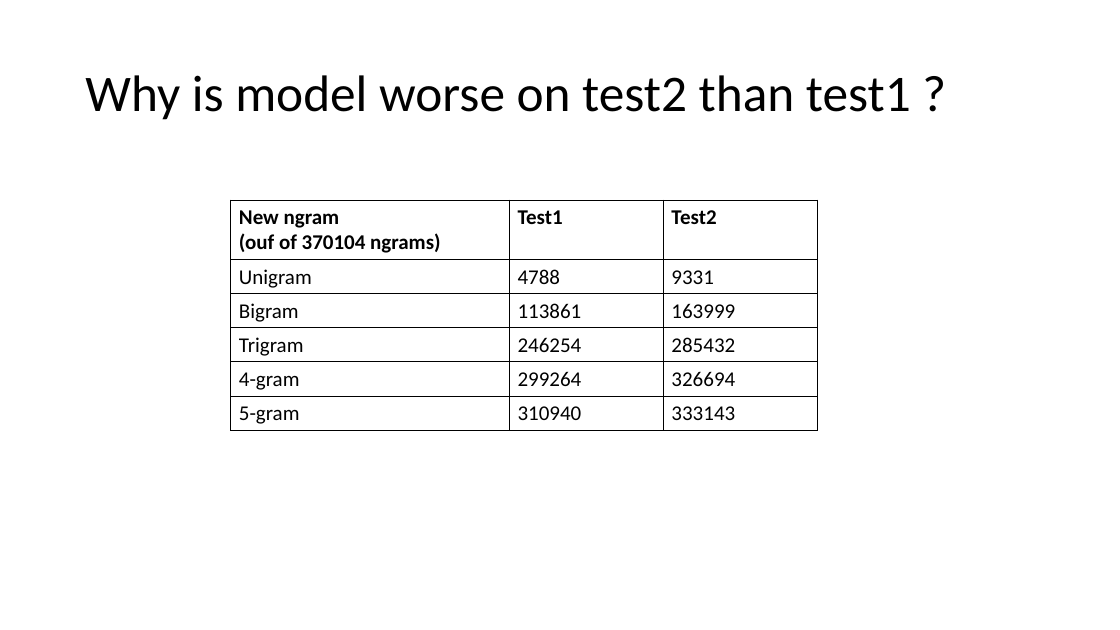
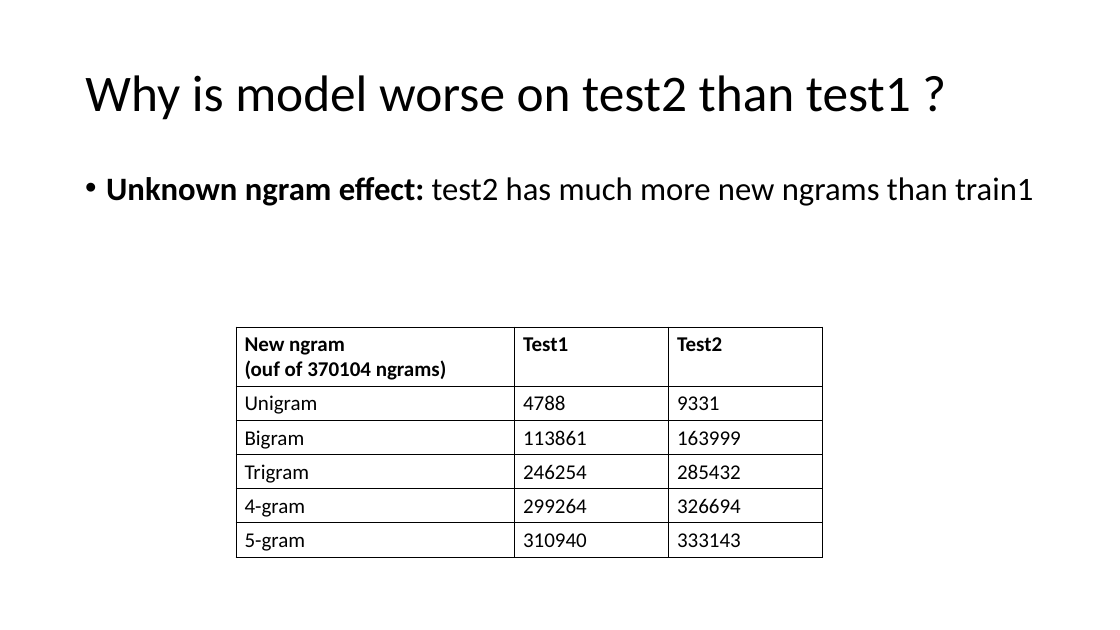
Before and after one commit to khanhnguyendata/ngram, a slide deck: slide 18 of ngram_model_khanh.pptx (slide 19 before the commit). Drawn at 1120x630 pixels with LibreOffice and Linux fonts; fonts in the diff are those of the drawing. Boxes give left, top, right and bottom in pixels: in the first picture for what was removed or moved away, otherwise in the second. Text is boxed around its words. In the diff, an @@ line names an element or a change of style, - is before the commit and + after.

```diff
--- a/ngram_model_khanh.pptx
+++ b/ngram_model_khanh.pptx
@@ text added at (106, 177, 1033, 206), 28 pt, text #000000 @@
+• Unknown ngram effect: test2 has much more new ngrams than train1
@@ table: place and size @@
-table at (230, 200, 817, 429)
+table at (236, 327, 823, 556)
```
Also in this commit, not shown: 11 other slides changed, 1 slide removed, 2 other files.
